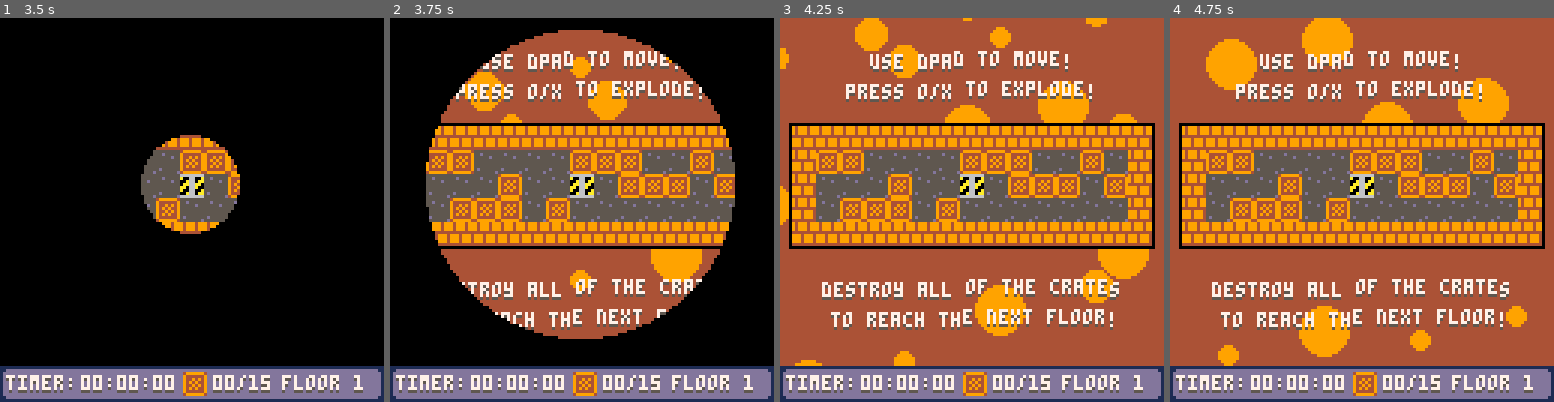
Above: before the commit, frames 1-4 (left to right).
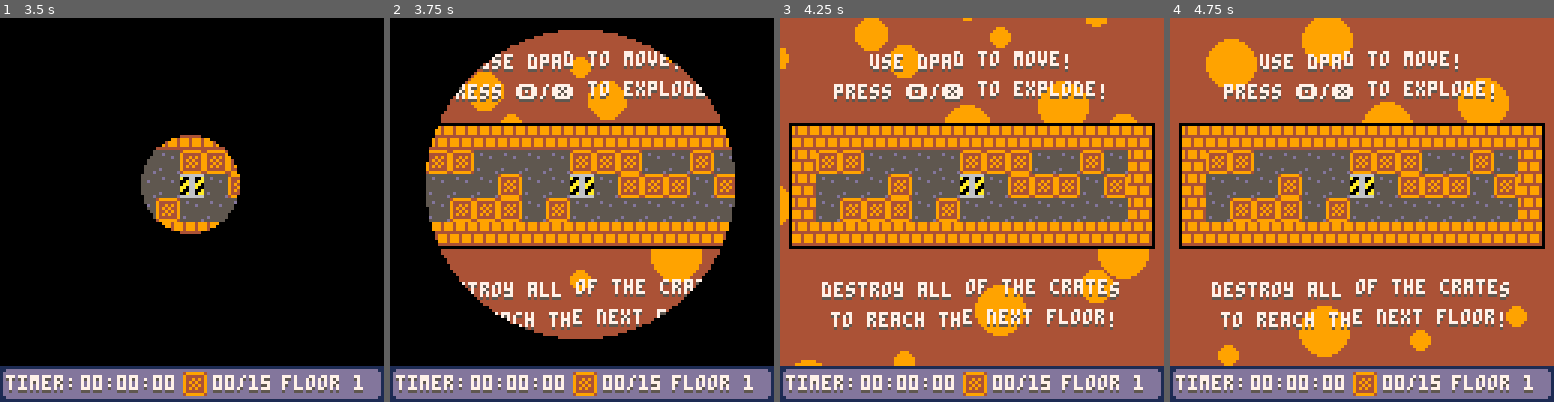
Above: after the commit, the same moments.

Repository: SHKBRD/P8CrateBall
Game: PICO-8 cartridge balltest24.p8
The game is run twice, just before and just after one commit, with the same random seed, the same clock (stepped at 60 frames per second) and the same inputs.
Inputs:
- Up to frame 1 (3.5 s): tap X (X key) at 0.33, 1.07, 1.85, 2.97 s; tap O (Z key) at 0.7, 1.7, 2.1, 2.5, 2.9, 3.3 s; hold Right 1.6-2.1 s; hold Up 2.15-2.42 s; hold Right 2.47-3.03 s; hold Left from 3.08 s (still down)
- Up to frame 2 (3.75 s): release Left at 3.58 s; hold Down from 3.63 s (still down); tap O (Z key) at 3.7 s
- Up to frame 3 (4.25 s): release Down at 3.97 s; hold Right from 4.02 s (still down); tap X (X key) at 4.08 s; tap O (Z key) at 4.1 s
- Up to frame 4 (4.75 s): tap O (Z key) at 4.5 s; release Right at 4.68 s; hold Up from 4.73 s (still down)

Frame 1 is identical in both runs. In frame 2, 1.2% of the frame differs, in the area x 18-83%, y 16-22%; in frame 3, 1.4%, in the area x 14-85%, y 16-22%; in frame 4, 1.4%.

Commit message:
fix tutorial text

Diff:
--- a/balltest24.p8
+++ b/balltest24.p8
@@ -1754,7 +1754,7 @@
 function draw_level_text()
 	if floor_level == 1 then
 		draw_wavy_str("use dpad to move!", 42, 24)
-		draw_wavy_str("press o/x to explode!", 34, 34)
+		draw_wavy_str("press 🅾️ /❎  to explode!", 30, 34)
 		draw_wavy_str("destroy all of the crates", 26, 100)
 		draw_wavy_str("to reach the next floor!", 29, 110)
 	end
